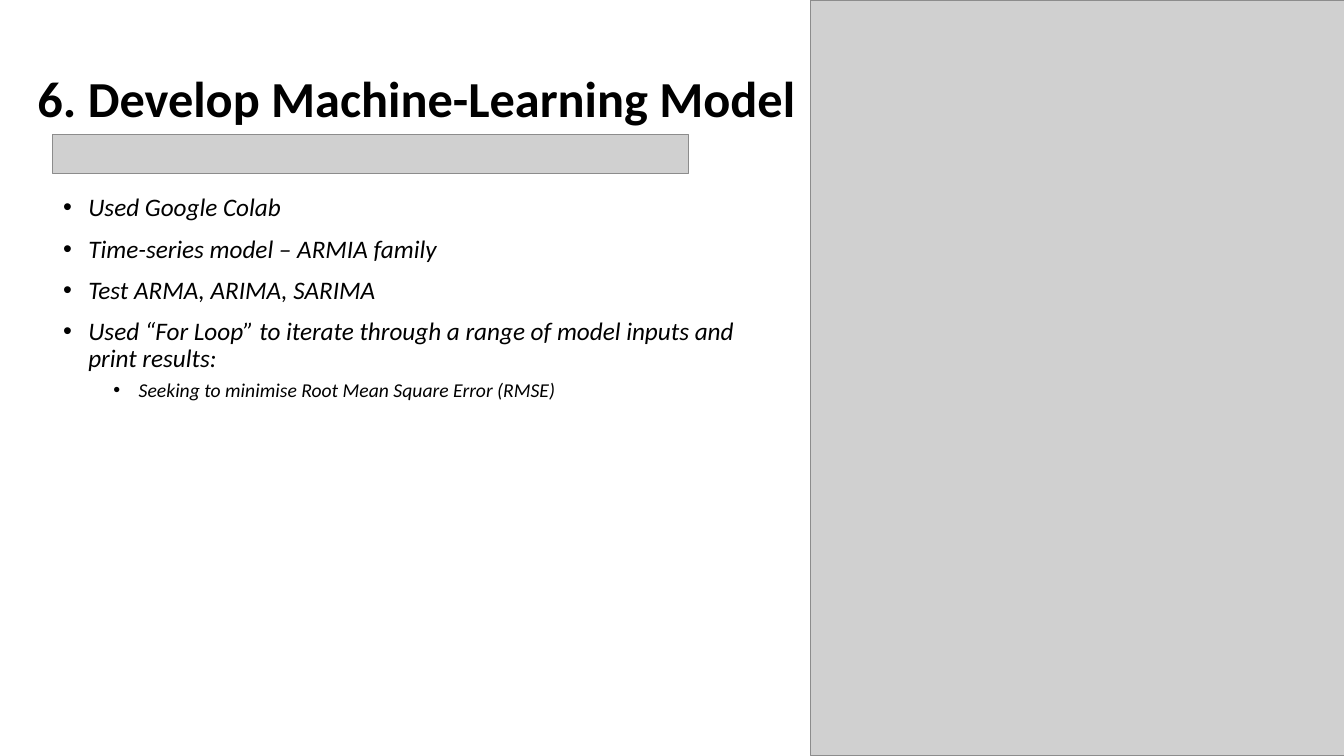
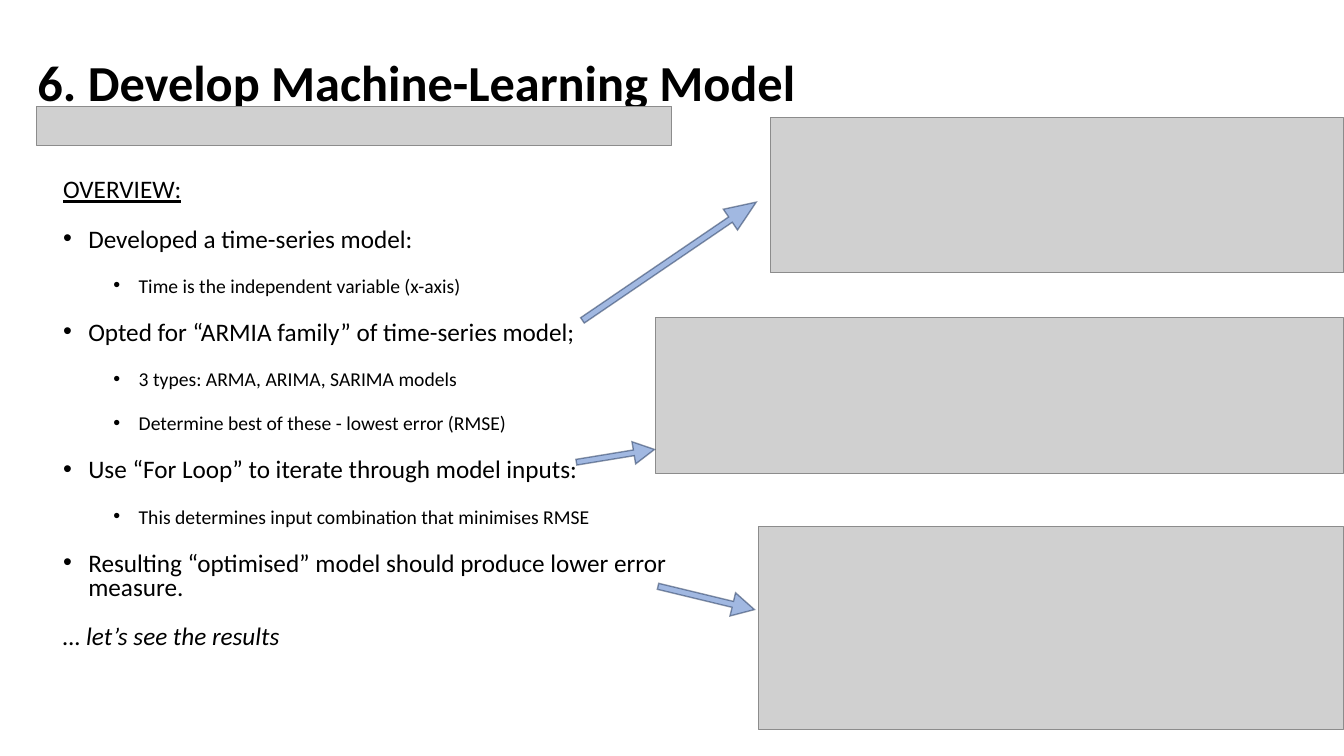
Before and after one commit to shwetajain1022/Project-4, a slide deck: slide 10 of Presentation/Proj4_presentation.pptx. Drawn at 1344x756 pixels with LibreOffice and Linux fonts; fonts in the diff are those of the drawing; grey boxes stand for pictures. Boxes give left, top, right and bottom in pixels: in the first picture for what was removed or moved away, otherwise in the second. Text is boxed around its words. In the diff, an @@ line names an element or a change of style, - is before the commit and + after.

Commit message:
Updated ppt presentation

```diff
--- a/Presentation/Proj4_presentation.pptx
+++ b/Presentation/Proj4_presentation.pptx
@@ picture removed at box(811, 0, 1344, 756) @@
@@ title "6. Develop Machine-Learning Model": place and size @@
-title "6. Develop Machine-Learning Model" at box(37, 81, 795, 126)
+title "6. Develop Machine-Learning Model" at box(37, 65, 795, 112)
@@ picture: place and size @@
-picture at box(53, 134, 690, 173)
+picture at box(36, 106, 673, 145)
@@ picture added at box(770, 118, 1344, 273) @@
@@ text at box(63, 181, 666, 646): text changed; italic off @@
-• Used Google Colab
-• Time-series model – ARMIA family
-• Test ARMA, ARIMA, SARIMA
-• Used “For Loop” to iterate through a range of model inputs and print results:
-  • Seeking to minimise Root Mean Square Error (RMSE)
+OVERVIEW:
+• Developed a time-series model:
+  • Time is the independent variable (x-axis)
+• Opted for “ARMIA family” of time-series model;
+  • 3 types: ARMA, ARIMA, SARIMA models
+  • Determine best of these - lowest error (RMSE)
+• Use “For Loop” to iterate through model inputs:
+  • This determines input combination that minimises RMSE
+• Resulting “optimised” model should produce lower error measure.
+… let’s see the results
@@ right arrow added at box(576, 192, 763, 331), fill #4472C4 at 50% opacity, outline #1E3256 1 pt @@
@@ picture added at box(655, 318, 1344, 473) @@
@@ right arrow added at box(574, 438, 657, 473), fill #4472C4 at 50% opacity, outline #1E3256 1 pt @@
@@ picture added at box(758, 526, 1344, 729) @@
@@ right arrow added at box(655, 575, 757, 621), fill #4472C4 at 50% opacity, outline #1E3256 1 pt @@
```
Also in this commit, not shown: 3 other slides changed, 4 slides added, 2 other files.
